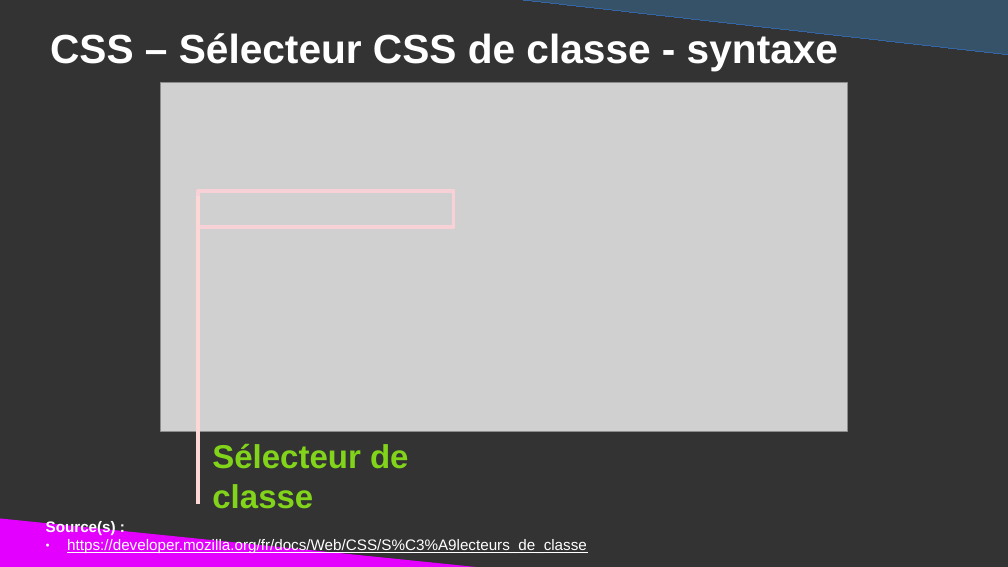
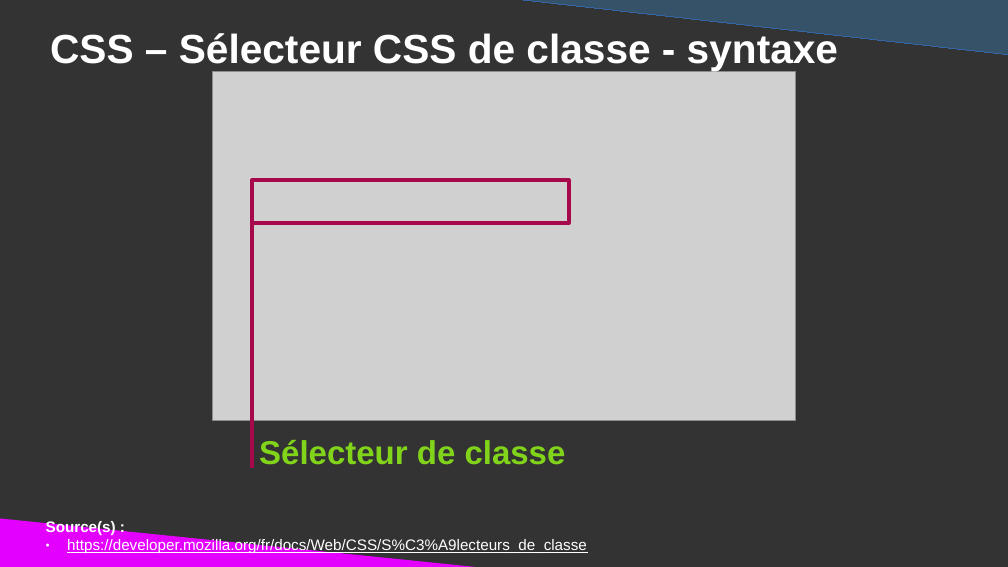
Before and after one commit to DanYellow/cours, a slide deck: slide 36 of integration-web-s1/travaux-pratiques/numero-3/presentation.odp. Drawn at 1008x567 pixels with LibreOffice and Linux fonts; fonts in the diff are those of the drawing; grey boxes stand for pictures. Boxes give left, top, right and bottom in pixels: in the first picture for what was removed or moved away, otherwise in the second. Text is boxed around its words. In the diff, an @@ line names an element or a change of style, - is before the commit and + after.

```diff
--- a/integration-web-s1/travaux-pratiques/numero-3/presentation.odp
+++ b/integration-web-s1/travaux-pratiques/numero-3/presentation.odp
@@ picture resized from (x1=161, y1=83, x2=848, y2=433) to (x1=212, y1=72, x2=796, y2=421) @@
@@ line moved from (198, 197) - (198, 504) to (252, 201) - (252, 468) @@
@@ line (252, 201) - (252, 468): stroke #FFD7D7 3 pt to #A7074B 3 pt @@
@@ rectangle resized from (x1=198, y1=191, x2=455, y2=227) to (x1=252, y1=180, x2=569, y2=223) @@
@@ rectangle at (x1=252, y1=180, x2=569, y2=223): outline #F7D1D5 3 pt to #A7074B 3 pt @@
@@ title "Sélecteur de classe" rewrapped from (x1=212, y1=444, x2=409, y2=509) to (x1=259, y1=440, x2=566, y2=465) @@
```
Also in this commit, not shown: 9 other slides changed, 1 slide added, 1 slide removed, 1 other file.
